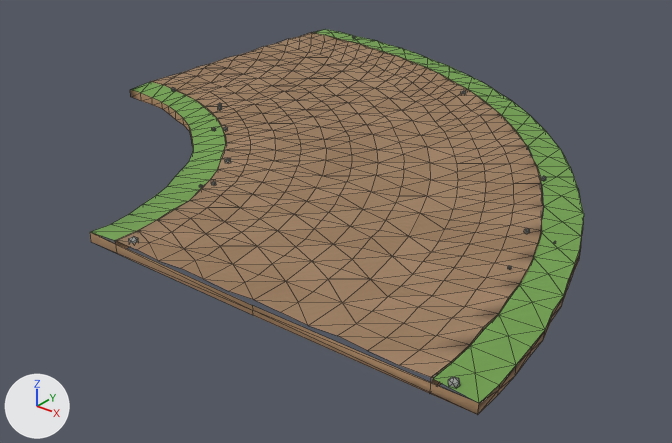
The glTF model assets/styles/bright_clay/models/dirt_curve.glb, before and after one commit.
Camera for both pictures: a 50 mm camera at (16.97, -8.08, 6.72) aimed at (6.25, 5.32, -1.58). Arrows for +X, +Y and +Z are at lower left; the lights stay in place. The picture after the commit comes second. Mesh edges are drawn as thin lines. Where no turn or scale is listed for an object, it has been applied to the vertices. Vertices at exactly the same position are counted once.

The scene before the commit, as lines of its bpy script (objects in view):
```python
me_road_surface_572 = bpy.data.meshes.new('Road_surface.572')
me_road_surface_572.from_pydata(...)  # 939 vertices, 1592 faces; spans x 0.0..12.65, y 0.0..12.65, z -0.22..0.09
me_road_surface_572.materials.append(mat_handworked_clay)
ob_body_007 = bpy.data.objects.new('Body.007', me_road_surface_572)
ob_body_007.location = (0.0, 0.0, 0.0)
```
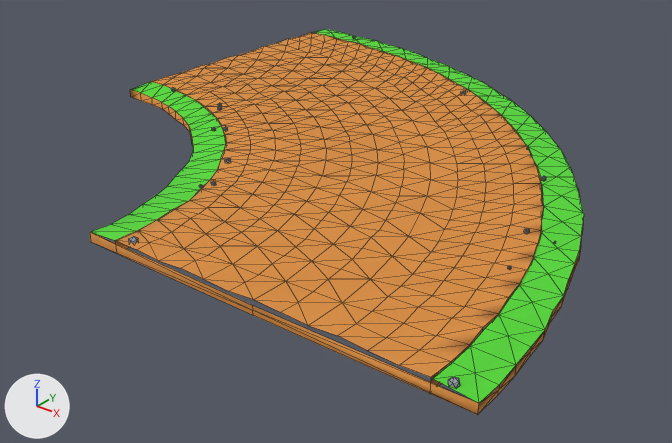
Pixel boxes [x1, y1, x2, y2] of what changed, in the pictures (672 x 443 px):
part 1 of me_road_surface_572, recoloured (brown to orange)
    both: [90, 32, 584, 415]
part 2 of me_road_surface_572, recoloured
    both: [129, 36, 556, 388]
part 3 of me_road_surface_572, recoloured
    both: [91, 29, 584, 403]

What changed in the scene script:
```text
Change me_road_surface_572:
    where me_road_surface_572.from_pydata(...)  # 939 vertices, 1592 faces; spans x 0.0..12.65, y 0.0..12.65, z -0.22..0.09
    used by ob_body_007; location = (0.0, 0.0, 0.0)
    me_road_surface_572 part 1: 1112 faces centred in x 0.0..12.65, y 0.01..12.63, z -0.19..0.02 are repainted in the vertex colours; the middle colour goes from brown #9f7e5e to orange #db8f3f
    me_road_surface_572 part 2: 320 faces centred in x 0.89..12.3, y 0.08..12.3, z -0.05..0.06 are repainted in the vertex colours; the middle colour goes from grey #9fa3a0 to grey #9ca3ad
    me_road_surface_572 part 3: 160 faces centred in x 0.15..12.53, y 0.19..12.52, z -0.06..0.0 are repainted in the vertex colours; the middle colour goes from green #73a150 to green #55d836
```
